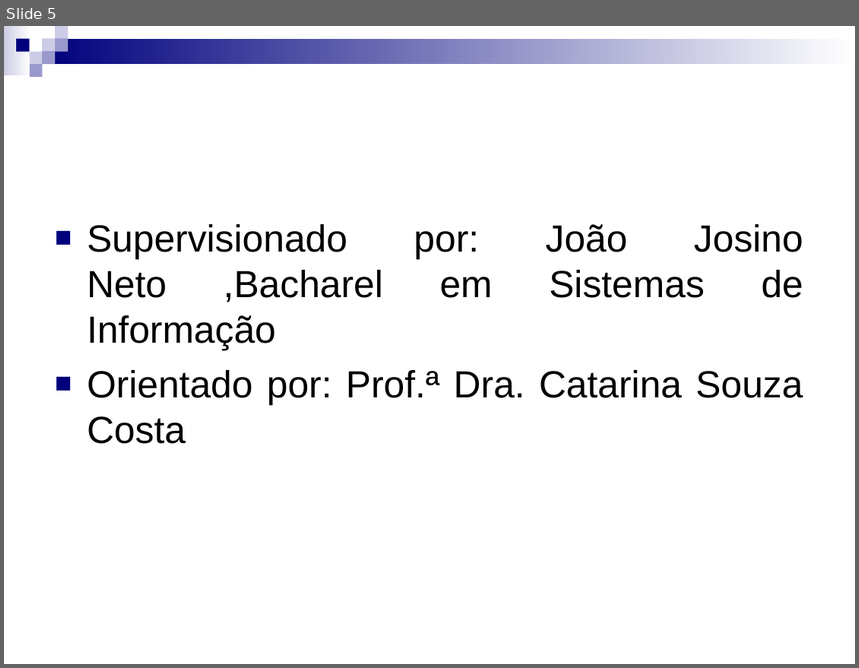
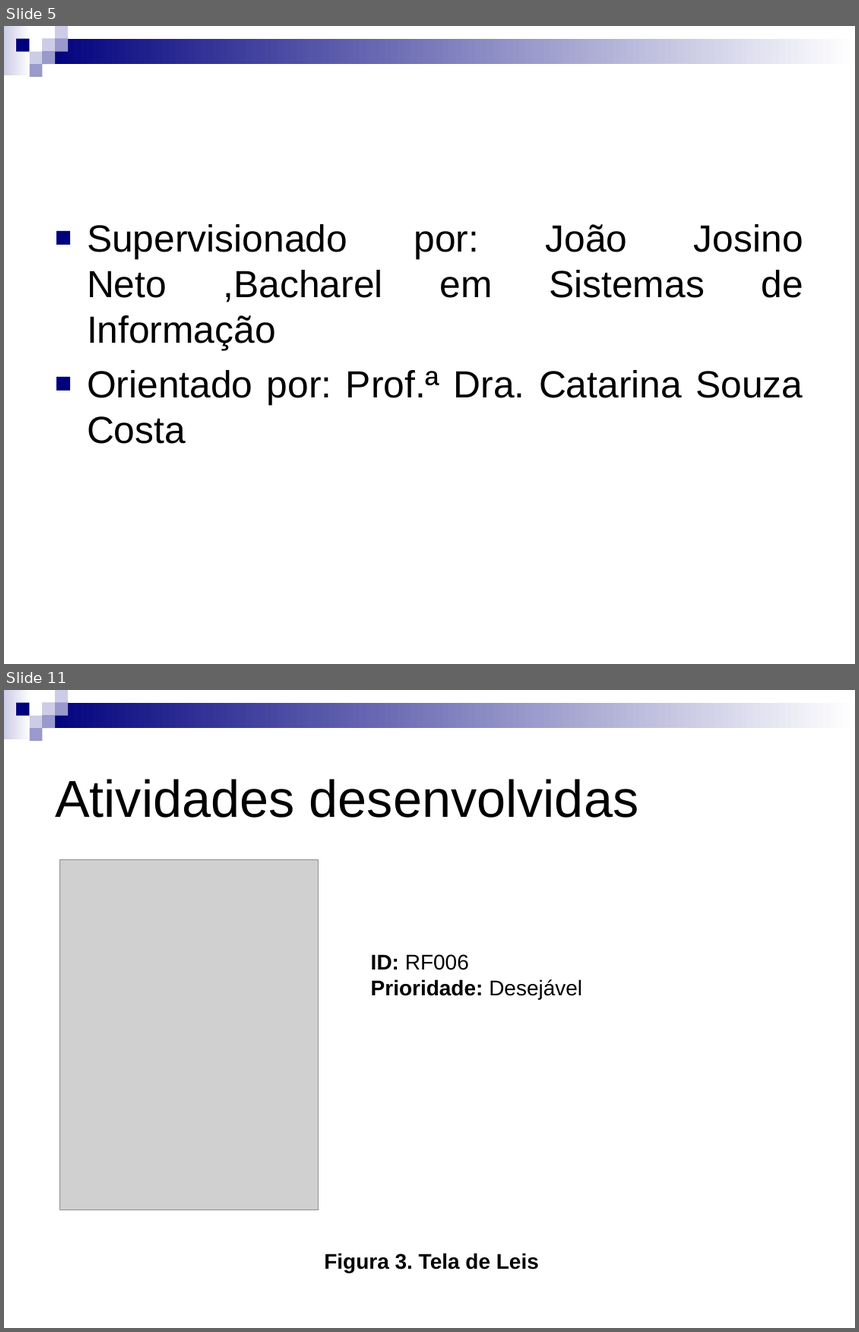
Before and after one commit to Gabrielfgrd/CamaraRB, a slide deck: Documentos/Documentos das aulas/Apresentação para o dia 10.ppt. Shown one above the other, each under a label of ours: slide 5 before the commit, slides 5 and 11 after it; the slides between them are not shown. The pictures are 859x668 and 859x1332 pixels, drawn with LibreOffice and Linux fonts; fonts in the diff are those of the drawing; grey boxes stand for pictures. Boxes give left, top, right and bottom in pixels: in the first picture for what was removed or moved away, otherwise in the second. Text is boxed around its words. In the diff, an @@ line names an element or a change of style, - is before the commit and + after.

```diff
--- a/Documentos/Documentos das aulas/Apresentação para o dia 10.ppt
+++ b/Documentos/Documentos das aulas/Apresentação para o dia 10.ppt
@@ slide 11 added at [4, 690, 855, 1328], background #FFFFFF; not listed: 9 template elements that a slide beside it also shows @@
@@ title added at [55, 779, 639, 818], 44 pt, text #000000 @@
+Atividades desenvolvidas
@@ picture added at [59, 860, 318, 1210] @@
@@ text added at [371, 954, 582, 999], 18 pt, text #000000, bold @@
+ID: RF006
+Prioridade: Desejável
@@ text added at [324, 1253, 539, 1273], 18 pt, text #000000, bold @@
+Figura 3. Tela de Leis
```
Also in this commit, not shown: 3 slides changed, 13 other slides added, 3 slides removed, 8 other files.
